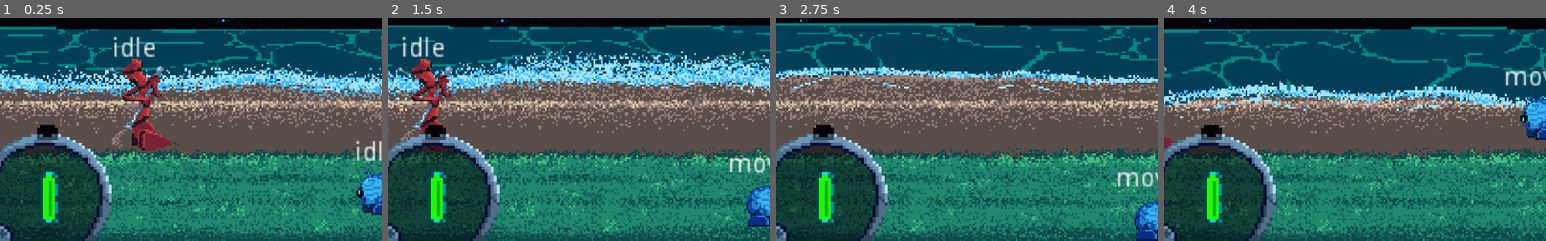
Above: before the commit, frames 1-4 (left to right).
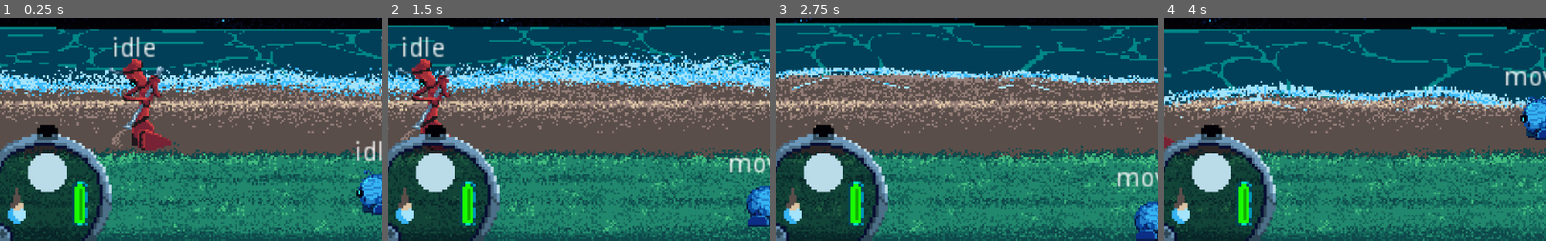
Above: after the commit, the same moments.

Repository: GeekzGamingz/Myunjoule
Game: Godot game, scene res://source/Levels/Level_Beach.tscn
The game is run twice, just before and just after one commit, with the same random seed, the same clock (stepped at 60 frames per second) and the same inputs. The engine's default icon, where the game draws it, is replaced by a stand-in: a white triangle on a blue panel in a dark square.
Inputs:
- Up to frame 1 (0.25 s): no input
- Up to frame 2 (1.5 s): hold D (move_right) 0.53-1.28 s; hold E (activate) 0.53-1.28 s; hold S (move_backward) from 1.28 s (still down); tap Tab (expo_tab) at 1.35 s
- Up to frame 3 (2.75 s): release S (move_backward) at 2.03 s; hold D (move_right) from 2.03 s (still down); tap 1 (select_choice_1) at 2.1 s
- Up to frame 4 (4 s): release D (move_right) at 2.78 s; hold W (move_forward) 2.78-3.53 s; tap 2 (select_choice_2) at 2.85 s; hold A (move_left) from 3.53 s (still down); hold E (activate) from 3.53 s (still down)
The pictures show only the part of the screen within x 1-51%, y 50-100%; the shares and areas given below are measured in that part.

The runs differ from the first frame. In frame 1, 3.3% of the frame differs, in the area x 2-23%, y 60-94%; in frame 2, 3.3%; in frame 3, 3.3%; in frame 4, 3.3%.

Commit message:
User Interface Integration w/ Moon & Tides

Diff:
--- a/source/Levels/Beach/Beach.gd
+++ b/source/Levels/Beach/Beach.gd
@@ -1,9 +1,20 @@
 extends Node2D
-
 #-------------------------------------------------------------------------------------------------#
+#Variables
+#OnReady Variables
+onready var tideAnimator = get_tree().root.get_node("Level_Beach/YSort/UI/UserInterface/AnimationPlayers/TideStatusPlayer")
+#-------------------------------------------------------------------------------------------------#
+#Ready
+func _ready() -> void:
+	pass
+#-------------------------------------------------------------------------------------------------#
+#Remote Animated Tide Function
 func lowTide():
 	$AnimationPlayers/AnimationPlayer.play("idle_low")
 func midTide():
+	tideAnimator.play("mid")
 	$AnimationPlayers/AnimationPlayer.play("idle_mid")
 func highTide():
+	tideAnimator.play("high")
 	$AnimationPlayers/AnimationPlayer.play("idle_high")
+#-------------------------------------------------------------------------------------------------#
--- a/source/Objects/Moon/Moon.gd
+++ b/source/Objects/Moon/Moon.gd
@@ -15,6 +15,8 @@
 	}
 #OnReady Variables
 onready var moonSprite: Sprite = $MoonSprite
+onready var tideAnimator = get_tree().root.get_node(
+	"Level_Beach/YSort/UI/UserInterface/AnimationPlayers/TideStatusPlayer")
 #Exported Variables
 export var rotation_speed = PI
 #Animation Nodes
@@ -55,8 +57,11 @@
 func moonOrbit(delta):
 	get_parent().rotation += rotation_speed * delta
 func timedLow():
+	tideAnimator.play("low")
 	get_tree().root.get_node("Level_Beach/Beach/AnimationPlayers/WavePlayer").play("idle_low")
 func timedMid():
+	tideAnimator.play("mid")
 	get_tree().root.get_node("Level_Beach/Beach/AnimationPlayers/WavePlayer").play("idle_mid")
 func timedHigh():
+	tideAnimator.play("high")
 	get_tree().root.get_node("Level_Beach/Beach/AnimationPlayers/WavePlayer").play("idle_high")
--- a/source/Objects/Moon/MoonFSM.gd
+++ b/source/Objects/Moon/MoonFSM.gd
@@ -4,6 +4,8 @@
 #Variables
 #OnReady Variables
 onready var stateLabel: Label = parent.get_node("StateOutput")
+onready var phaseAnimator = get_tree().root.get_node(
+	"Level_Beach/YSort/UI/UserInterface/AnimationPlayers/MoonPhasePlayer")
 #-------------------------------------------------------------------------------------------------#
 #Ready
 func _ready() -> void:
@@ -61,11 +63,27 @@
 #-------------------------------------------------------------------------------------------------#
 #Assign Animations
 func setPhase():
-	if parent.phaseDict["flagNew"] == true: return states.phaseNew
-	if parent.phaseDict["flagWaxCrescent"] == true: return states.phaseWaxCrescent
-	if parent.phaseDict["flagFirQuarter"] == true: return states.phaseFirQuarter
-	if parent.phaseDict["flagWaxGibbous"] == true: return states.phaseWaxGibbous
-	if parent.phaseDict["flagFull"] == true: return states.phaseFull
-	if parent.phaseDict["flagWanGibbous"] == true: return states.phaseWanGibbous
-	if parent.phaseDict["flagLasQuarter"] == true: return states.phaseLasQuarter
-	if parent.phaseDict["flagWanCrescent"] == true: return states.phaseWanCrescent
+	if parent.phaseDict["flagNew"] == true:
+		phaseAnimator.play("new")
+		return states.phaseNew
+	if parent.phaseDict["flagWaxCrescent"] == true:
+		phaseAnimator.play("waxCres")
+		return states.phaseWaxCrescent
+	if parent.phaseDict["flagFirQuarter"] == true:
+		phaseAnimator.play("firQuar")
+		return states.phaseFirQuarter
+	if parent.phaseDict["flagWaxGibbous"] == true:
+		phaseAnimator.play("waxGibb")
+		return states.phaseWaxGibbous
+	if parent.phaseDict["flagFull"] == true:
+		phaseAnimator.play("full")
+		return states.phaseFull
+	if parent.phaseDict["flagWanGibbous"] == true:
+		phaseAnimator.play("wanGibb")
+		return states.phaseWanGibbous
+	if parent.phaseDict["flagLasQuarter"] == true:
+		phaseAnimator.play("lasQuar")
+		return states.phaseLasQuarter
+	if parent.phaseDict["flagWanCrescent"] == true:
+		phaseAnimator.play("wanCres")
+		return states.phaseWanCrescent
--- a/source/UI/UserInterface.tscn
+++ b/source/UI/UserInterface.tscn
@@ -1,8 +1,19 @@
-[gd_scene load_steps=7 format=2]
+[gd_scene load_steps=29 format=2]
 
 [ext_resource path="res://assets/UI/ProgressBars/StatusThingy-Sheet.png" type="Texture" id=1]
 [ext_resource path="res://assets/UI/ProgressBars/Status-Alert-Sheet.png" type="Texture" id=2]
 [ext_resource path="res://source/UI/ProgressBars/ProgressBars.tscn" type="PackedScene" id=3]
+[ext_resource path="res://assets/UI/ProgressBars/icon-lowtide.png" type="Texture" id=4]
+[ext_resource path="res://assets/UI/ProgressBars/icon-full.png" type="Texture" id=5]
+[ext_resource path="res://assets/UI/ProgressBars/icon-hightide.png" type="Texture" id=6]
+[ext_resource path="res://assets/UI/ProgressBars/icon-midtide.png" type="Texture" id=7]
+[ext_resource path="res://assets/UI/ProgressBars/icon-waxgib.png" type="Texture" id=8]
+[ext_resource path="res://assets/UI/ProgressBars/icon-firstq.png" type="Texture" id=9]
+[ext_resource path="res://assets/UI/ProgressBars/icon-thirdq.png" type="Texture" id=10]
+[ext_resource path="res://assets/UI/ProgressBars/icon-new.png" type="Texture" id=11]
+[ext_resource path="res://assets/UI/ProgressBars/icon-wancres.png" type="Texture" id=12]
+[ext_resource path="res://assets/UI/ProgressBars/icon-waxcres.png" type="Texture" id=13]
+[ext_resource path="res://assets/UI/ProgressBars/icon-wangib.png" type="Texture" id=14]
 
 [sub_resource type="Animation" id=1]
 length = 0.001
@@ -100,12 +111,452 @@
 "values": [ 0, 1, 2, 3, 4, 5 ]
 }
 
+[sub_resource type="Animation" id=4]
+resource_name = "high"
+length = 0.1
+tracks/0/type = "value"
+tracks/0/path = NodePath("../TideStatus:texture")
+tracks/0/interp = 1
+tracks/0/loop_wrap = true
+tracks/0/imported = false
+tracks/0/enabled = true
+tracks/0/keys = {
+"times": PoolRealArray( 0 ),
+"transitions": PoolRealArray( 1 ),
+"update": 1,
+"values": [ ExtResource( 6 ) ]
+}
+tracks/1/type = "value"
+tracks/1/path = NodePath("../TideStatus:hframes")
+tracks/1/interp = 1
+tracks/1/loop_wrap = true
+tracks/1/imported = false
+tracks/1/enabled = true
+tracks/1/keys = {
+"times": PoolRealArray( 0 ),
+"transitions": PoolRealArray( 1 ),
+"update": 1,
+"values": [ 1 ]
+}
+tracks/2/type = "value"
+tracks/2/path = NodePath("../TideStatus:frame")
+tracks/2/interp = 1
+tracks/2/loop_wrap = true
+tracks/2/imported = false
+tracks/2/enabled = true
+tracks/2/keys = {
+"times": PoolRealArray( 0 ),
+"transitions": PoolRealArray( 1 ),
+"update": 1,
+"values": [ 0 ]
+}
+
+[sub_resource type="Animation" id=5]
+resource_name = "low"
+length = 0.1
+tracks/0/type = "value"
+tracks/0/path = NodePath("../TideStatus:texture")
+tracks/0/interp = 1
+tracks/0/loop_wrap = true
+tracks/0/imported = false
+tracks/0/enabled = true
+tracks/0/keys = {
+"times": PoolRealArray( 0 ),
+"transitions": PoolRealArray( 1 ),
+"update": 1,
+"values": [ ExtResource( 4 ) ]
+}
+tracks/1/type = "value"
+tracks/1/path = NodePath("../TideStatus:hframes")
+tracks/1/interp = 1
+tracks/1/loop_wrap = true
+tracks/1/imported = false
+tracks/1/enabled = true
+tracks/1/keys = {
+"times": PoolRealArray( 0 ),
+"transitions": PoolRealArray( 1 ),
+"update": 1,
+"values": [ 1 ]
+}
+tracks/2/type = "value"
+tracks/2/path = NodePath("../TideStatus:frame")
+tracks/2/interp = 1
+tracks/2/loop_wrap = true
+tracks/2/imported = false
+tracks/2/enabled = true
+tracks/2/keys = {
+"times": PoolRealArray( 0 ),
+"transitions": PoolRealArray( 1 ),
+"update": 1,
+"values": [ 0 ]
+}
+
+[sub_resource type="Animation" id=6]
+resource_name = "mid"
+length = 0.1
+tracks/0/type = "value"
+tracks/0/path = NodePath("../TideStatus:texture")
+tracks/0/interp = 1
+tracks/0/loop_wrap = true
+tracks/0/imported = false
+tracks/0/enabled = true
+tracks/0/keys = {
+"times": PoolRealArray( 0 ),
+"transitions": PoolRealArray( 1 ),
+"update": 1,
+"values": [ ExtResource( 7 ) ]
+}
+tracks/1/type = "value"
+tracks/1/path = NodePath("../TideStatus:hframes")
+tracks/1/interp = 1
+tracks/1/loop_wrap = true
+tracks/1/imported = false
+tracks/1/enabled = true
+tracks/1/keys = {
+"times": PoolRealArray( 0 ),
+"transitions": PoolRealArray( 1 ),
+"update": 1,
+"values": [ 1 ]
+}
+tracks/2/type = "value"
+tracks/2/path = NodePath("../TideStatus:frame")
+tracks/2/interp = 1
+tracks/2/loop_wrap = true
+tracks/2/imported = false
+tracks/2/enabled = true
+tracks/2/keys = {
+"times": PoolRealArray( 0 ),
+"transitions": PoolRealArray( 1 ),
+"update": 1,
+"values": [ 0 ]
+}
+
+[sub_resource type="Animation" id=7]
+resource_name = "firQuar"
+length = 0.1
+tracks/0/type = "value"
+tracks/0/path = NodePath("../MoonPhase:texture")
+tracks/0/interp = 1
+tracks/0/loop_wrap = true
+tracks/0/imported = false
+tracks/0/enabled = true
+tracks/0/keys = {
+"times": PoolRealArray( 0 ),
+"transitions": PoolRealArray( 1 ),
+"update": 1,
+"values": [ ExtResource( 9 ) ]
+}
+tracks/1/type = "value"
+tracks/1/path = NodePath("../MoonPhase:hframes")
+tracks/1/interp = 1
+tracks/1/loop_wrap = true
+tracks/1/imported = false
+tracks/1/enabled = true
+tracks/1/keys = {
+"times": PoolRealArray( 0 ),
+"transitions": PoolRealArray( 1 ),
+"update": 1,
+"values": [ 1 ]
+}
+tracks/2/type = "value"
+tracks/2/path = NodePath("../MoonPhase:frame")
+tracks/2/interp = 1
+tracks/2/loop_wrap = true
+tracks/2/imported = false
+tracks/2/enabled = true
+tracks/2/keys = {
+"times": PoolRealArray( 0 ),
+"transitions": PoolRealArray( 1 ),
+"update": 1,
+"values": [ 0 ]
+}
+
+[sub_resource type="Animation" id=8]
+resource_name = "full"
+length = 0.1
+tracks/0/type = "value"
+tracks/0/path = NodePath("../MoonPhase:texture")
+tracks/0/interp = 1
+tracks/0/loop_wrap = true
+tracks/0/imported = false
+tracks/0/enabled = true
+tracks/0/keys = {
+"times": PoolRealArray( 0 ),
+"transitions": PoolRealArray( 1 ),
+"update": 1,
+"values": [ ExtResource( 5 ) ]
+}
+tracks/1/type = "value"
+tracks/1/path = NodePath("../MoonPhase:hframes")
+tracks/1/interp = 1
+tracks/1/loop_wrap = true
+tracks/1/imported = false
+tracks/1/enabled = true
+tracks/1/keys = {
+"times": PoolRealArray( 0 ),
+"transitions": PoolRealArray( 1 ),
+"update": 1,
+"values": [ 1 ]
+}
+tracks/2/type = "value"
+tracks/2/path = NodePath("../MoonPhase:frame")
+tracks/2/interp = 1
+tracks/2/loop_wrap = true
+tracks/2/imported = false
+tracks/2/enabled = true
+tracks/2/keys = {
+"times": PoolRealArray( 0 ),
+"transitions": PoolRealArray( 1 ),
+"update": 1,
+"values": [ 0 ]
+}
+
+[sub_resource type="Animation" id=9]
+resource_name = "lasQuar"
+length = 0.1
+tracks/0/type = "value"
+tracks/0/path = NodePath("../MoonPhase:texture")
+tracks/0/interp = 1
+tracks/0/loop_wrap = true
+tracks/0/imported = false
+tracks/0/enabled = true
+tracks/0/keys = {
+"times": PoolRealArray( 0 ),
+"transitions": PoolRealArray( 1 ),
+"update": 1,
+"values": [ ExtResource( 10 ) ]
+}
+tracks/1/type = "value"
+tracks/1/path = NodePath("../MoonPhase:hframes")
+tracks/1/interp = 1
+tracks/1/loop_wrap = true
+tracks/1/imported = false
+tracks/1/enabled = true
+tracks/1/keys = {
+"times": PoolRealArray( 0 ),
+"transitions": PoolRealArray( 1 ),
+"update": 1,
+"values": [ 1 ]
+}
+tracks/2/type = "value"
+tracks/2/path = NodePath("../MoonPhase:frame")
+tracks/2/interp = 1
+tracks/2/loop_wrap = true
+tracks/2/imported = false
+tracks/2/enabled = true
+tracks/2/keys = {
+"times": PoolRealArray( 0 ),
+"transitions": PoolRealArray( 1 ),
+"update": 1,
+"values": [ 0 ]
+}
+
+[sub_resource type="Animation" id=10]
+resource_name = "new"
+length = 0.1
+tracks/0/type = "value"
+tracks/0/path = NodePath("../MoonPhase:texture")
+tracks/0/interp = 1
+tracks/0/loop_wrap = true
+tracks/0/imported = false
+tracks/0/enabled = true
+tracks/0/keys = {
+"times": PoolRealArray( 0 ),
+"transitions": PoolRealArray( 1 ),
+"update": 1,
+"values": [ ExtResource( 11 ) ]
+}
+tracks/1/type = "value"
+tracks/1/path = NodePath("../MoonPhase:hframes")
+tracks/1/interp = 1
+tracks/1/loop_wrap = true
+tracks/1/imported = false
+tracks/1/enabled = true
+tracks/1/keys = {
+"times": PoolRealArray( 0 ),
+"transitions": PoolRealArray( 1 ),
+"update": 1,
+"values": [ 1 ]
+}
+tracks/2/type = "value"
+tracks/2/path = NodePath("../MoonPhase:frame")
+tracks/2/interp = 1
+tracks/2/loop_wrap = true
+tracks/2/imported = false
+tracks/2/enabled = true
+tracks/2/keys = {
+"times": PoolRealArray( 0 ),
+"transitions": PoolRealArray( 1 ),
+"update": 1,
+"values": [ 0 ]
+}
+
+[sub_resource type="Animation" id=11]
+resource_name = "wanCres"
+length = 0.1
+tracks/0/type = "value"
+tracks/0/path = NodePath("../MoonPhase:texture")
+tracks/0/interp = 1
+tracks/0/loop_wrap = true
+tracks/0/imported = false
+tracks/0/enabled = true
+tracks/0/keys = {
+"times": PoolRealArray( 0 ),
+"transitions": PoolRealArray( 1 ),
+"update": 1,
+"values": [ ExtResource( 12 ) ]
+}
+tracks/1/type = "value"
+tracks/1/path = NodePath("../MoonPhase:hframes")
+tracks/1/interp = 1
+tracks/1/loop_wrap = true
+tracks/1/imported = false
+tracks/1/enabled = true
+tracks/1/keys = {
+"times": PoolRealArray( 0 ),
+"transitions": PoolRealArray( 1 ),
+"update": 1,
+"values": [ 1 ]
+}
+tracks/2/type = "value"
+tracks/2/path = NodePath("../MoonPhase:frame")
+tracks/2/interp = 1
+tracks/2/loop_wrap = true
+tracks/2/imported = false
+tracks/2/enabled = true
+tracks/2/keys = {
+"times": PoolRealArray( 0 ),
+"transitions": PoolRealArray( 1 ),
+"update": 1,
+"values": [ 0 ]
+}
+
+[sub_resource type="Animation" id=14]
+resource_name = "wanGibb"
+length = 0.1
+tracks/0/type = "value"
+tracks/0/path = NodePath("../MoonPhase:texture")
+tracks/0/interp = 1
+tracks/0/loop_wrap = true
+tracks/0/imported = false
+tracks/0/enabled = true
+tracks/0/keys = {
+"times": PoolRealArray( 0 ),
+"transitions": PoolRealArray( 1 ),
+"update": 1,
+"values": [ ExtResource( 14 ) ]
+}
+tracks/1/type = "value"
+tracks/1/path = NodePath("../MoonPhase:hframes")
+tracks/1/interp = 1
+tracks/1/loop_wrap = true
+tracks/1/imported = false
+tracks/1/enabled = true
+tracks/1/keys = {
+"times": PoolRealArray( 0 ),
+"transitions": PoolRealArray( 1 ),
+"update": 1,
+"values": [ 1 ]
+}
+tracks/2/type = "value"
+tracks/2/path = NodePath("../MoonPhase:frame")
+tracks/2/interp = 1
+tracks/2/loop_wrap = true
+tracks/2/imported = false
+tracks/2/enabled = true
+tracks/2/keys = {
+"times": PoolRealArray( 0 ),
+"transitions": PoolRealArray( 1 ),
+"update": 1,
+"values": [ 0 ]
+}
+
+[sub_resource type="Animation" id=12]
+resource_name = "waxCres"
+length = 0.1
+tracks/0/type = "value"
+tracks/0/path = NodePath("../MoonPhase:texture")
+tracks/0/interp = 1
+tracks/0/loop_wrap = true
+tracks/0/imported = false
+tracks/0/enabled = true
+tracks/0/keys = {
+"times": PoolRealArray( 0 ),
+"transitions": PoolRealArray( 1 ),
+"update": 1,
+"values": [ ExtResource( 13 ) ]
+}
+tracks/1/type = "value"
+tracks/1/path = NodePath("../MoonPhase:hframes")
+tracks/1/interp = 1
+tracks/1/loop_wrap = true
+tracks/1/imported = false
+tracks/1/enabled = true
+tracks/1/keys = {
+"times": PoolRealArray( 0 ),
+"transitions": PoolRealArray( 1 ),
+"update": 1,
+"values": [ 1 ]
+}
+tracks/2/type = "value"
+tracks/2/path = NodePath("../MoonPhase:frame")
+tracks/2/interp = 1
+tracks/2/loop_wrap = true
+tracks/2/imported = false
+tracks/2/enabled = true
+tracks/2/keys = {
+"times": PoolRealArray( 0 ),
+"transitions": PoolRealArray( 1 ),
+"update": 1,
+"values": [ 0 ]
+}
+
+[sub_resource type="Animation" id=13]
+resource_name = "waxGibb"
+length = 0.1
+tracks/0/type = "value"
+tracks/0/path = NodePath("../MoonPhase:texture")
+tracks/0/interp = 1
+tracks/0/loop_wrap = true
+tracks/0/imported = false
+tracks/0/enabled = true
+tracks/0/keys = {
+"times": PoolRealArray( 0 ),
+"transitions": PoolRealArray( 1 ),
+"update": 1,
+"values": [ ExtResource( 8 ) ]
+}
+tracks/1/type = "value"
+tracks/1/path = NodePath("../MoonPhase:hframes")
+tracks/1/interp = 1
+tracks/1/loop_wrap = true
+tracks/1/imported = false
+tracks/1/enabled = true
+tracks/1/keys = {
+"times": PoolRealArray( 0 ),
+"transitions": PoolRealArray( 1 ),
+"update": 1,
+"values": [ 1 ]
+}
+tracks/2/type = "value"
+tracks/2/path = NodePath("../MoonPhase:frame")
+tracks/2/interp = 1
+tracks/2/loop_wrap = true
+tracks/2/imported = false
+tracks/2/enabled = true
+tracks/2/keys = {
+"times": PoolRealArray( 0 ),
+"transitions": PoolRealArray( 1 ),
+"update": 1,
+"values": [ 0 ]
+}
+
 [node name="UserInterface" type="Control"]
 anchor_right = 1.0
 anchor_bottom = 1.0
 __meta__ = {
-"_edit_horizontal_guides_": [ 444.0, 488.0, 584.0, 584.0, 536.0 ],
-"_edit_vertical_guides_": [ 156.0, 8.0, 136.0, 136.0, 74.0 ]
+"_edit_horizontal_guides_": [ 444.0, 691.0, 691.0, 691.0, 677.0, 576.0, 524.0 ],
+"_edit_vertical_guides_": [ 103.0, 97.0, 44.0, 38.0 ]
 }
 
 [node name="StatusThingy" type="Sprite" parent="."]
@@ -114,6 +565,16 @@
 texture = ExtResource( 1 )
 hframes = 6
 
+[node name="TideStatus" type="Sprite" parent="."]
+position = Vector2( 29, 552 )
+scale = Vector2( 3.5, 3.5 )
+texture = ExtResource( 6 )
+
+[node name="MoonPhase" type="Sprite" parent="."]
+position = Vector2( 70, 508 )
+scale = Vector2( 3.5, 3.5 )
+texture = ExtResource( 5 )
+
 [node name="AnimationPlayers" type="Node2D" parent="."]
 
 [node name="StatusThingyPlayer" type="AnimationPlayer" parent="AnimationPlayers"]
@@ -122,13 +583,29 @@
 anims/alert = SubResource( 2 )
 anims/idle = SubResource( 3 )
 
+[node name="TideStatusPlayer" type="AnimationPlayer" parent="AnimationPlayers"]
+anims/high = SubResource( 4 )
+anims/low = SubResource( 5 )
+anims/mid = SubResource( 6 )
+
+[node name="MoonPhasePlayer" type="AnimationPlayer" parent="AnimationPlayers"]
+autoplay = "full"
+anims/firQuar = SubResource( 7 )
+anims/full = SubResource( 8 )
+anims/lasQuar = SubResource( 9 )
+anims/new = SubResource( 10 )
+anims/wanCres = SubResource( 11 )
+anims/wanGibb = SubResource( 14 )
+anims/waxCres = SubResource( 12 )
+anims/waxGibb = SubResource( 13 )
+
 [node name="ProgressBars" parent="." instance=ExtResource( 3 )]
-anchor_left = 0.0592277
-anchor_top = 0.958033
-anchor_right = 0.0592277
-anchor_bottom = 0.958033
-margin_left = -0.649119
-margin_top = 0.179962
-margin_right = -0.572261
-margin_bottom = 0.179962
-rect_scale = Vector2( 4, 4 )
+anchor_left = 0.10122
+anchor_top = 0.9647
+anchor_right = 0.10122
+anchor_bottom = 0.9647
+margin_left = -0.649117
+margin_top = 0.179871
+margin_right = -0.572258
+margin_bottom = 0.179871
+rect_scale = Vector2( 3.5, 3.5 )
Binary file added: assets/UI/ProgressBars/icon-firstq.png
Not shown, added: assets/UI/ProgressBars/icon-firstq.png.import
Binary file added: assets/UI/ProgressBars/icon-full.png
Not shown, added: assets/UI/ProgressBars/icon-full.png.import
Binary file added: assets/UI/ProgressBars/icon-hightide.png
Not shown, added: assets/UI/ProgressBars/icon-hightide.png.import
Binary file added: assets/UI/ProgressBars/icon-lowtide.png
Not shown, added: assets/UI/ProgressBars/icon-lowtide.png.import
Binary file added: assets/UI/ProgressBars/icon-midtide.png
Not shown, added: assets/UI/ProgressBars/icon-midtide.png.import
Binary file added: assets/UI/ProgressBars/icon-new.png
Not shown, added: assets/UI/ProgressBars/icon-new.png.import
(and 10 more such lines)
